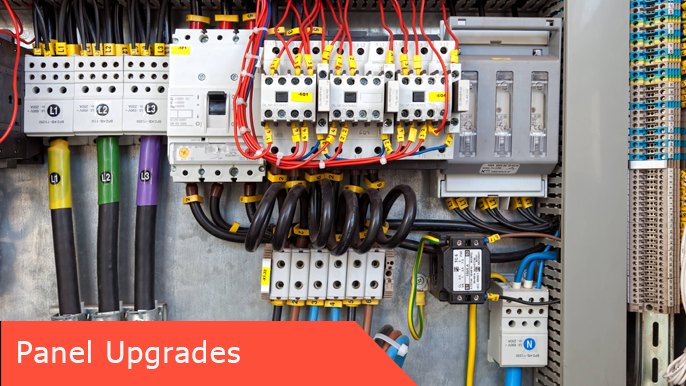
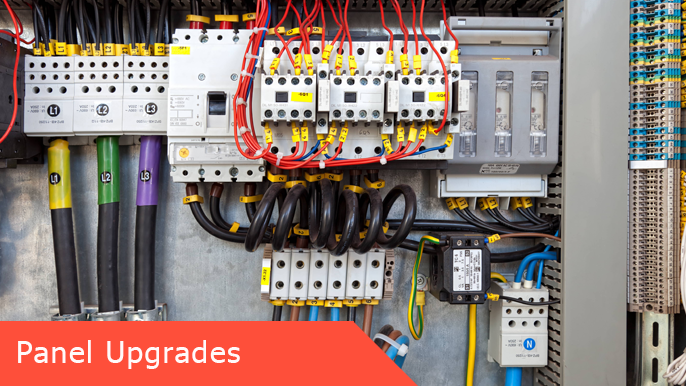
Layers edited between the first and the second w=686, h=386 image:
painted on "Rectangle 1" over [0, 321, 418, 386]
